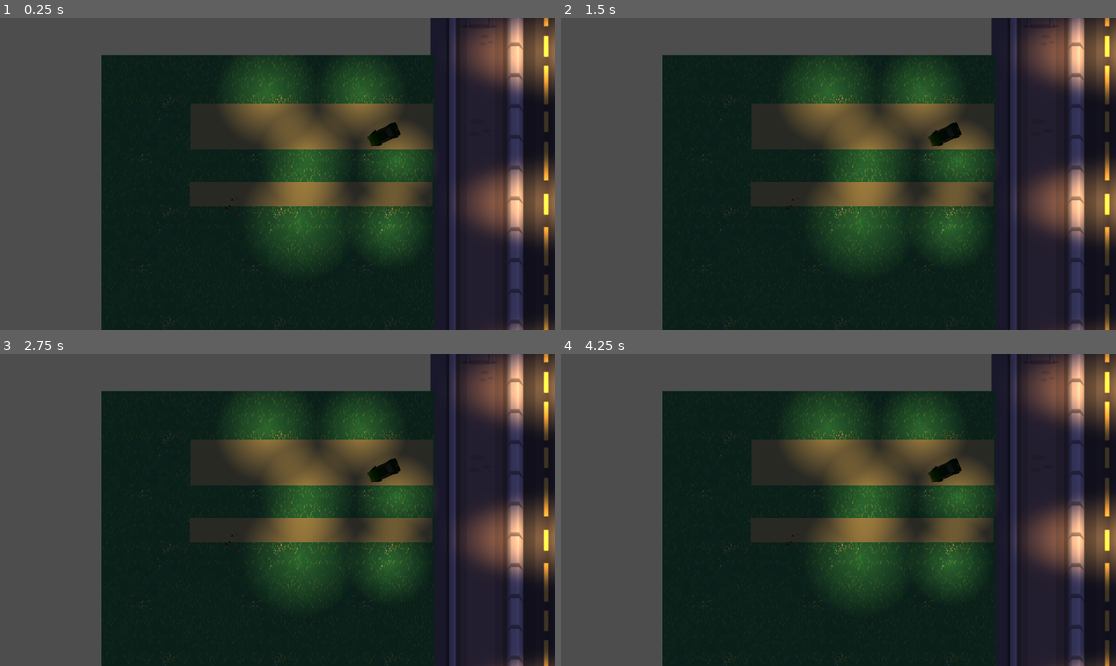
Above: before the commit, frames 1-4 (two rows, left to right).
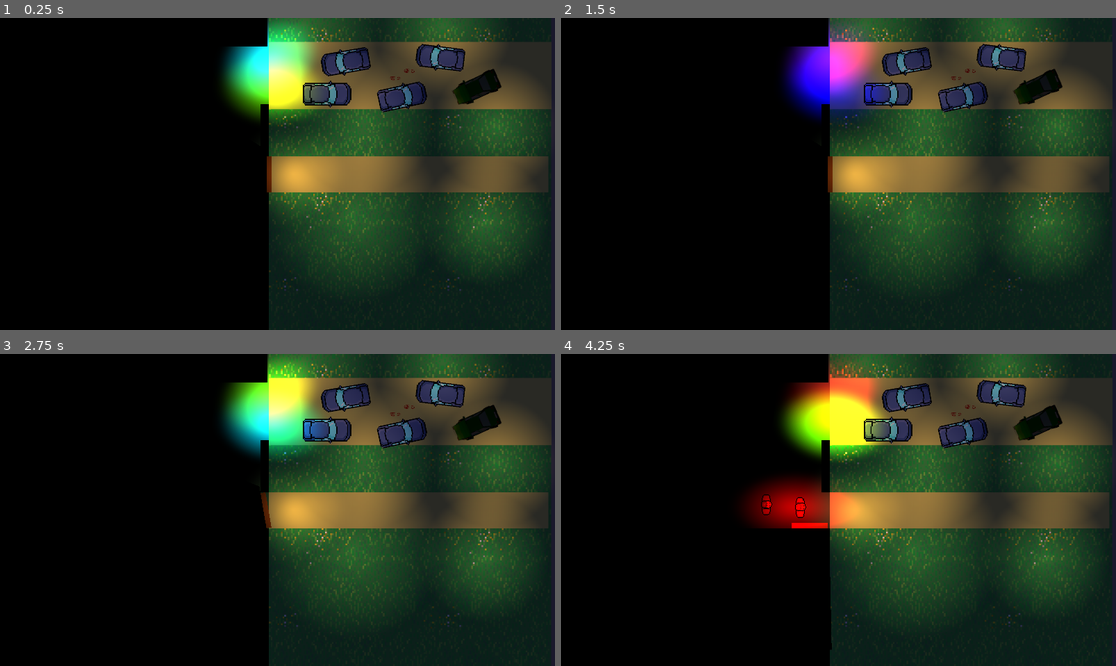
Above: after the commit, the same moments.

Repository: tudorhutu/Salil-Gerth-Driving-2
Game: Godot game, scene res://Scenes/Cutscenes/Intro.tscn
The game is run twice, just before and just after one commit, with the same random seed, the same clock (stepped at 60 frames per second) and the same inputs. This scene is started directly instead of the project's main scene. Sound files missing from this copy of the repository are replaced by a short silence.
Inputs (mouse positions are in pixels of both pictures, inside the frame that each line leads up to):
- Up to frame 1 (0.25 s): no input
- Up to frame 2 (1.5 s): move the mouse to (960, 158) at 0.52 s; hold Right (ui_right) 0.53-1.28 s; move the mouse to (727, 189) at 1.27 s; hold Left (ui_left) from 1.28 s (still down)
- Up to frame 3 (2.75 s): move the mouse to (333, 441) at 2.02 s; release Left (ui_left) at 2.03 s; hold Right (ui_right) from 2.03 s (still down)
- Up to frame 4 (4.25 s): move the mouse to (810, 572) at 2.77 s; release Right (ui_right) at 2.78 s; hold Up (ui_up) 2.78-3.53 s; move the mouse to (1005, 556) at 3.52 s; hold Left (ui_left) from 3.53 s (still down)

The runs differ from the first frame. In frame 1, 84% of the frame differs, in the area x 0-100%, y 0-100%; in frame 2, 84%; in frame 3, 84%; in frame 4, 84%.

Commit message:
finish intro

Diff:
--- a/Scenes/Cutscenes/Intro.tscn
+++ b/Scenes/Cutscenes/Intro.tscn
@@ -6,7 +6,11 @@
 [ext_resource type="Texture2D" uid="uid://bpt7ddplcpl1m" path="res://Textures/Cutscenes/grass.png" id="4_t81wa"]
 [ext_resource type="Shader" path="res://Shaders/color_replace_keep_alpha.gdshader" id="6_qjfeb"]
 [ext_resource type="Texture2D" uid="uid://daycmitiy0q8y" path="res://Textures/Cutscenes/footprint.png" id="7_1cvth"]
+[ext_resource type="Texture2D" uid="uid://dd00vmdgy3e28" path="res://Textures/png-clipart-car-pixel-art-pixel-rectangle-symmetry-thumbnail.png" id="7_7xh8n"]
+[ext_resource type="AudioStream" uid="uid://qmkixe3juam1" path="res://Sounds/Cutscenes/car_ignition.wav" id="12_6c8lf"]
 [ext_resource type="Shader" path="res://Shaders/alpha_replace_color.gdshader" id="12_gdwuy"]
+[ext_resource type="AudioStream" uid="uid://bg2210iurokuo" path="res://Sounds/Cutscenes/car_engine.wav" id="13_yu44l"]
+[ext_resource type="AudioStream" uid="uid://c500672qbs7j5" path="res://Sounds/Cutscenes/night_ambient.mp3" id="14_r43kt"]
 [ext_resource type="Texture2D" uid="uid://d3g2jkf48xmgs" path="res://Textures/Cutscenes/salil.png" id="16_8aes7"]
 [ext_resource type="Texture2D" uid="uid://b2hvrgb5hm5oo" path="res://Textures/untitled.png" id="17_6b76d"]
 [ext_resource type="Texture2D" uid="uid://bx6o8swk4lyi0" path="res://Textures/istockphoto-1365709788-612x612.png" id="18_sn7ik"]
@@ -27,7 +31,7 @@
 shader_parameter/threshold = 1.0
 
 [sub_resource type="OccluderPolygon2D" id="OccluderPolygon2D_cyaf4"]
-polygon = PackedVector2Array(9.20862, -91.0222, 9.20862, 32.2371, -72.7482, 32.2371, -110.504, -29.3926, -65.3813, -97.6592)
+polygon = PackedVector2Array(9.20874, -46.4592, 9.20862, 32.2371, -162.071, 36.0295, -161.151, -31.2889, -160.23, -172.563)
 
 [sub_resource type="Gradient" id="Gradient_5e85g"]
 offsets = PackedFloat32Array(0)
@@ -160,6 +164,18 @@
 "transitions": PackedFloat32Array(1),
 "update": 0,
 "values": [4.28792]
+}
+tracks/10/type = "value"
+tracks/10/imported = false
+tracks/10/enabled = true
+tracks/10/path = NodePath("Camera2D:position")
+tracks/10/interp = 1
+tracks/10/loop_wrap = true
+tracks/10/keys = {
+"times": PackedFloat32Array(0),
+"transitions": PackedFloat32Array(1),
+"update": 0,
+"values": [Vector2(-630, 609)]
 }
 
 [sub_resource type="Animation" id="Animation_va8ci"]
@@ -184,10 +200,10 @@
 tracks/1/interp = 1
 tracks/1/loop_wrap = true
 tracks/1/keys = {
-"times": PackedFloat32Array(-0.466667, 4.33333, 6.76667),
-"transitions": PackedFloat32Array(1, 1, 1),
-"update": 0,
-"values": [Vector2(-722, 603), Vector2(-722, 603), Vector2(-593, 581)]
+"times": PackedFloat32Array(-0.466667, 4.33333, 6.06667, 6.76667),
+"transitions": PackedFloat32Array(1, 1, 1, 1),
+"update": 0,
+"values": [Vector2(-722, 603), Vector2(-722, 603), Vector2(-630, 601), Vector2(-593, 581)]
 }
 tracks/2/type = "value"
 tracks/2/imported = false
@@ -208,10 +224,10 @@
 tracks/3/interp = 1
 tracks/3/loop_wrap = true
 tracks/3/keys = {
-"times": PackedFloat32Array(1.13333, 5.73333, 8.33333, 21.6, 25.6667),
-"transitions": PackedFloat32Array(1, 1, 1, 1, 1),
-"update": 0,
-"values": [Vector2(-802, 597), Vector2(-802, 597), Vector2(-587, 641), Vector2(-587, 641), Vector2(-153, 466)]
+"times": PackedFloat32Array(1.13333, 5.73333, 7.4, 8.33333, 21.6, 25.6667),
+"transitions": PackedFloat32Array(1, 1, 1, 1, 1, 1),
+"update": 0,
+"values": [Vector2(-802, 597), Vector2(-802, 597), Vector2(-662, 613), Vector2(-587, 641), Vector2(-587, 641), Vector2(-153, 466)]
 }
 tracks/4/type = "value"
 tracks/4/imported = false
@@ -309,6 +325,52 @@
 "update": 0,
 "values": [4.28792, 4.28792, 4.70508, 4.70508, 3.12639]
 }
+tracks/12/type = "value"
+tracks/12/imported = false
+tracks/12/enabled = true
+tracks/12/path = NodePath("Camera2D:position")
+tracks/12/interp = 1
+tracks/12/loop_wrap = true
+tracks/12/keys = {
+"times": PackedFloat32Array(-0.233333, 21.5333, 25.6667, 32.0667, 34.4),
+"transitions": PackedFloat32Array(1, 1, 1, 1, 1),
+"update": 0,
+"values": [Vector2(-630, 609), Vector2(-630, 609), Vector2(-148, 433), Vector2(-148, 433), Vector2(429, 430)]
+}
+tracks/13/type = "audio"
+tracks/13/imported = false
+tracks/13/enabled = true
+tracks/13/path = NodePath("AudioStreamPlayer")
+tracks/13/interp = 1
+tracks/13/loop_wrap = true
+tracks/13/keys = {
+"clips": [{
+"end_offset": 0.0,
+"start_offset": 3.78384,
+"stream": ExtResource("12_6c8lf")
+}, {
+"end_offset": 48.1596,
+"start_offset": 0.0,
+"stream": ExtResource("13_yu44l")
+}],
+"times": PackedFloat32Array(27.5667, 31.4667)
+}
+tracks/13/use_blend = true
+tracks/14/type = "audio"
+tracks/14/imported = false
+tracks/14/enabled = true
+tracks/14/path = NodePath("Ambient")
+tracks/14/interp = 1
+tracks/14/loop_wrap = true
+tracks/14/keys = {
+"clips": [{
+"end_offset": 77.7741,
+"start_offset": 0.0,
+"stream": ExtResource("14_r43kt")
+}],
+"times": PackedFloat32Array(0.0999999)
+}
+tracks/14/use_blend = true
 
 [sub_resource type="AnimationLibrary" id="AnimationLibrary_j3op6"]
 _data = {
@@ -316,6 +378,12 @@
 "intro": SubResource("Animation_va8ci")
 }
 
+[sub_resource type="ShaderMaterial" id="ShaderMaterial_gaj70"]
+shader = ExtResource("6_qjfeb")
+shader_parameter/target_color = Vector4(0, 0, 0, 0)
+shader_parameter/replacement_color = Vector4(0.56, 0, 0, 1)
+shader_parameter/threshold = 1.0
+
 [node name="Intro" type="Node2D"]
 script = ExtResource("1_kdjh1")
 
@@ -331,7 +399,6 @@
 position = Vector2(984.25, 698.373)
 scale = Vector2(2.34464, 2.17424)
 texture = ExtResource("2_wiy02")
-metadata/_edit_lock_ = true
 
 [node name="PointLight2D2" type="PointLight2D" parent="RoadRoot"]
 position = Vector2(534, 1271)
@@ -427,6 +494,21 @@
 
 [node name="Grass7" type="Sprite2D" parent="HouseRoot/Yard"]
 position = Vector2(2872, 321)
+texture = ExtResource("4_t81wa")
+metadata/_edit_lock_ = true
+
+[node name="Grass10" type="Sprite2D" parent="HouseRoot/Yard"]
+position = Vector2(2104, -63)
+texture = ExtResource("4_t81wa")
+metadata/_edit_lock_ = true
+
+[node name="Grass11" type="Sprite2D" parent="HouseRoot/Yard"]
+position = Vector2(2488, -63)
+texture = ExtResource("4_t81wa")
+metadata/_edit_lock_ = true
+
+[node name="Grass12" type="Sprite2D" parent="HouseRoot/Yard"]
+position = Vector2(2872, -63)
 texture = ExtResource("4_t81wa")
 metadata/_edit_lock_ = true
 
@@ -452,10 +534,11 @@
 [node name="TextureRect2" type="ColorRect" parent="HouseRoot/Yard"]
 offset_left = 2220.0
 offset_top = 298.0
-offset_right = 2538.0
+offset_right = 2540.0
 offset_bottom = 349.0
 scale = Vector2(2.63965, 3.1039)
 color = Color(0.662626, 0.676524, 0.33986, 1)
+metadata/_edit_lock_ = true
 
 [node name="PointLight2D2" type="PointLight2D" parent="HouseRoot/Yard"]
 position = Vector2(2810, 262)
@@ -513,12 +596,60 @@
 scale = Vector2(0.017, -0.017)
 texture = ExtResource("7_1cvth")
 
+[node name="Sprite2D" type="Sprite2D" parent="HouseRoot/Yard"]
+position = Vector2(2803, 335)
+rotation = 1.69294
+scale = Vector2(0.181755, 0.181755)
+texture = ExtResource("7_7xh8n")
+
+[node name="Sprite2D2" type="Sprite2D" parent="HouseRoot/Yard"]
+position = Vector2(2537, 421)
+rotation = 4.71582
+scale = Vector2(0.181755, 0.181755)
+texture = ExtResource("7_7xh8n")
+
+[node name="Sprite2D4" type="Sprite2D" parent="HouseRoot/Yard"]
+position = Vector2(2714, 427)
+rotation = 4.49949
+scale = Vector2(0.181755, 0.181755)
+texture = ExtResource("7_7xh8n")
+
+[node name="Sprite2D3" type="Sprite2D" parent="HouseRoot/Yard"]
+position = Vector2(2580, 345)
+rotation = 7.68265
+scale = Vector2(0.181755, 0.181755)
+texture = ExtResource("7_7xh8n")
+
 [node name="House" type="Node2D" parent="HouseRoot"]
 
 [node name="CanvasLayer" type="CanvasLayer" parent="HouseRoot/House"]
+layer = 0
+follow_viewport_enabled = true
 
 [node name="CanvasModulate" type="CanvasModulate" parent="HouseRoot/House/CanvasLayer"]
 color = Color(0, 0, 0, 1)
+
+[node name="PointLight2D9" type="PointLight2D" parent="HouseRoot/House/CanvasLayer"]
+position = Vector2(-593, 608)
+scale = Vector2(1.08594, 1.05469)
+color = Color(0.61, 0.41785, 0.183, 0.345098)
+energy = 4.88
+range_layer_min = -512
+range_layer_max = 1
+texture = ExtResource("3_1xkhv")
+metadata/_edit_lock_ = true
+
+[node name="partylight3" type="PointLight2D" parent="HouseRoot/House/CanvasLayer"]
+position = Vector2(-731, 602)
+rotation = 0.00225058
+scale = Vector2(1.27167, 0.714573)
+color = Color(0.83, 0, 0.484166, 1)
+energy = 4.88
+range_layer_min = -512
+range_layer_max = 1
+shadow_enabled = true
+texture = ExtResource("3_1xkhv")
+metadata/_edit_lock_ = true
 
 [node name="Door" type="ColorRect" parent="HouseRoot/House/CanvasLayer"]
 z_index = 1
@@ -535,6 +666,13 @@
 scale = Vector2(1.08594, 1.05469)
 occluder = SubResource("OccluderPolygon2D_cyaf4")
 
+[node name="Polygon2D" type="Polygon2D" parent="HouseRoot/House/CanvasLayer/Door"]
+position = Vector2(34, -11)
+rotation = 1.5708
+scale = Vector2(1.08594, 1.05469)
+color = Color(0, 0, 0, 1)
+polygon = PackedVector2Array(10.1296, -62.5777, -238.503, -218.074, -253.237, 41.7184, 10.1296, 36.0295)
+
 [node name="Floor" type="TextureRect" parent="HouseRoot/House/CanvasLayer"]
 offset_left = -1299.0
 offset_top = 234.0
@@ -563,16 +701,28 @@
 
 [node name="ColorRect3" type="ColorRect" parent="HouseRoot/House/CanvasLayer"]
 offset_left = -1296.0
-offset_top = 882.0
-offset_right = -1066.0
-offset_bottom = 1528.0
+offset_top = 990.0
+offset_right = -958.0
+offset_bottom = 1636.0
 rotation = -1.5708
 color = Color(0, 0, 0, 1)
 metadata/_edit_lock_ = true
 
-[node name="PointLight2D9" type="PointLight2D" parent="HouseRoot/House/CanvasLayer"]
-position = Vector2(-620, 603)
-scale = Vector2(1.08594, 1.05469)
+[node name="partylight" type="PointLight2D" parent="HouseRoot/House/CanvasLayer"]
+position = Vector2(-648.65, 336.793)
+rotation = -0.414244
+scale = Vector2(1.05749, 0.809506)
+color = Color(0.61, 0.41785, 0.183, 0.345098)
+energy = 4.88
+range_layer_min = -512
+range_layer_max = 1
+texture = ExtResource("3_1xkhv")
+metadata/_edit_lock_ = true
+
+[node name="partylight2" type="PointLight2D" parent="HouseRoot/House/CanvasLayer"]
+position = Vector2(-639.068, 409.07)
+rotation = 0.130298
+scale = Vector2(1.14194, 0.758408)
 color = Color(0.61, 0.41785, 0.183, 0.345098)
 energy = 4.88
 range_layer_min = -512
@@ -586,6 +736,7 @@
 rotation = -6.29707
 scale = Vector2(0.0480061, 0.0474032)
 texture = ExtResource("16_8aes7")
+metadata/_edit_lock_ = true
 
 [node name="Salil" type="Sprite2D" parent="HouseRoot/House/CanvasLayer"]
 material = SubResource("ShaderMaterial_7515q")
@@ -593,6 +744,7 @@
 rotation = -6.27369
 scale = Vector2(0.0480061, 0.0474032)
 texture = ExtResource("16_8aes7")
+metadata/_edit_lock_ = true
 
 [node name="Car" type="Sprite2D" parent="."]
 position = Vector2(-162, 406)
@@ -627,12 +779,13 @@
 follow_viewport_enabled = true
 
 [node name="Dialogue1" type="Node2D" parent="TopMostLayer"]
+position = Vector2(-168, -71)
 
 [node name="ColorRect" type="ColorRect" parent="TopMostLayer/Dialogue1"]
-offset_left = -871.0
-offset_top = 398.0
-offset_right = -601.0
-offset_bottom = 594.0
+offset_left = -1039.0
+offset_top = 279.0
+offset_right = -616.0
+offset_bottom = 558.0
 scale = Vector2(2.92941, 2.86615)
 color = Color(0, 0, 0, 1)
 
@@ -641,27 +794,31 @@
 offset_top = 674.0
 offset_right = -378.0
 offset_bottom = 697.0
+theme_override_font_sizes/font_size = 20
 text = "You shouldn't drive drunk"
 
 [node name="Dialogue2" type="Node2D" parent="TopMostLayer"]
 visible = false
 
 [node name="ColorRect" type="ColorRect" parent="TopMostLayer/Dialogue2"]
-offset_left = -871.0
-offset_top = 398.0
-offset_right = -601.0
-offset_bottom = 594.0
+offset_left = -1277.0
+offset_top = 145.0
+offset_right = -840.0
+offset_bottom = 463.0
 scale = Vector2(2.92941, 2.86615)
 color = Color(0, 0, 0, 1)
 
 [node name="Label" type="Label" parent="TopMostLayer/Dialogue2"]
-offset_left = -579.0
-offset_top = 674.0
-offset_right = -378.0
-offset_bottom = 697.0
+offset_left = -740.0
+offset_top = 595.0
+offset_right = -539.0
+offset_bottom = 618.0
+theme_override_font_sizes/font_size = 20
 text = "Eh, what could go wrong?"
 
 [node name="AudioStreamPlayer" type="AudioStreamPlayer" parent="."]
+
+[node name="Ambient" type="AudioStreamPlayer" parent="."]
 
 [node name="AnimationPlayer" type="AnimationPlayer" parent="."]
 libraries = {
@@ -669,6 +826,23 @@
 }
 
 [node name="Camera2D" type="Camera2D" parent="."]
-visibility_layer = 3
-position = Vector2(-529, 541)
-scale = Vector2(4.45556, 10.3658)
+light_mask = 7
+visibility_layer = 7
+z_index = 2
+position = Vector2(-630, 609)
+zoom = Vector2(1.47, 1.47)
+metadata/_edit_lock_ = true
+
+[node name="footprint2" type="Sprite2D" parent="."]
+material = SubResource("ShaderMaterial_gaj70")
+position = Vector2(-353, 383)
+rotation = -4.11856
+scale = Vector2(0.0195896, -0.017)
+texture = ExtResource("7_1cvth")
+
+[node name="footprint3" type="Sprite2D" parent="."]
+material = SubResource("ShaderMaterial_gaj70")
+position = Vector2(-320, 367)
+rotation = -2.07821
+scale = Vector2(0.02, 0.017)
+texture = ExtResource("7_1cvth")
--- a/Scripts/intro.gd
+++ b/Scripts/intro.gd
@@ -1,12 +1,51 @@
 extends Node2D
 
+var colors = [
+	Color(1.0, 0.0, 0.0), # Red
+	Color(0.0, 1.0, 0.0), # Green
+	Color(0.0, 0.0, 1.0), # Blue
+	Color(1.0, 1.0, 0.0), # Yellow
+	Color(1.0, 0.0, 1.0), # Magenta
+	Color(0.0, 1.0, 1.0)  # Cyan
+]
 
-# Called when the node enters the scene tree for the first time.
+@export var flash_speed: float = 0.5 # Time between color changes
+@export var pulse_speed: float = 10.0 # Speed of the pulsating effect
+@export var min_intensity: float = 2.0 # Minimum light energy
+@export var max_intensity: float = 4.0 # Maximum light energy
+
+var time_passed: float = 0.0
+var lights: Array = []
+
 func _ready() -> void:
 	$AnimationPlayer.play("intro")
-	pass # Replace with function body.
+	randomize()
 
+	# Wait for the scene tree to be fully ready
+	await get_tree().process_frame
 
-# Called every frame. 'delta' is the elapsed time since the previous frame.
+	# Collect lights dynamically
+	lights = [
+		$HouseRoot/House/CanvasLayer/partylight,
+		$HouseRoot/House/CanvasLayer/partylight2,
+		$HouseRoot/House/CanvasLayer/partylight3
+	]
+
+	flash_lights()
+
+func flash_lights():
+	while true:
+		for light in lights:
+			if is_instance_valid(light):
+				# Assign a random color to each light
+				light.color = colors[randi() % colors.size()]
+		await get_tree().create_timer(flash_speed).timeout
+
 func _process(delta: float) -> void:
-	pass
+	time_passed += delta * pulse_speed
+
+	# Apply pulsating effect to each light
+	for light in lights:
+		if is_instance_valid(light):
+			var pulsate_intensity = min_intensity + (sin(time_passed + light.get_index()) * 0.5 + 0.5) * (max_intensity - min_intensity)
+			light.energy = pulsate_intensity
Not shown: 1 places in Scenes/Cutscenes/Intro.tscn that only renumber resources
Not shown, added: Sounds/Cutscenes/car_engine.wav
Not shown, added: Sounds/Cutscenes/car_ignition.wav
Not shown, added: Sounds/Cutscenes/car_turnoff.wav
Not shown, added: Sounds/Cutscenes/night_ambient.mp3
